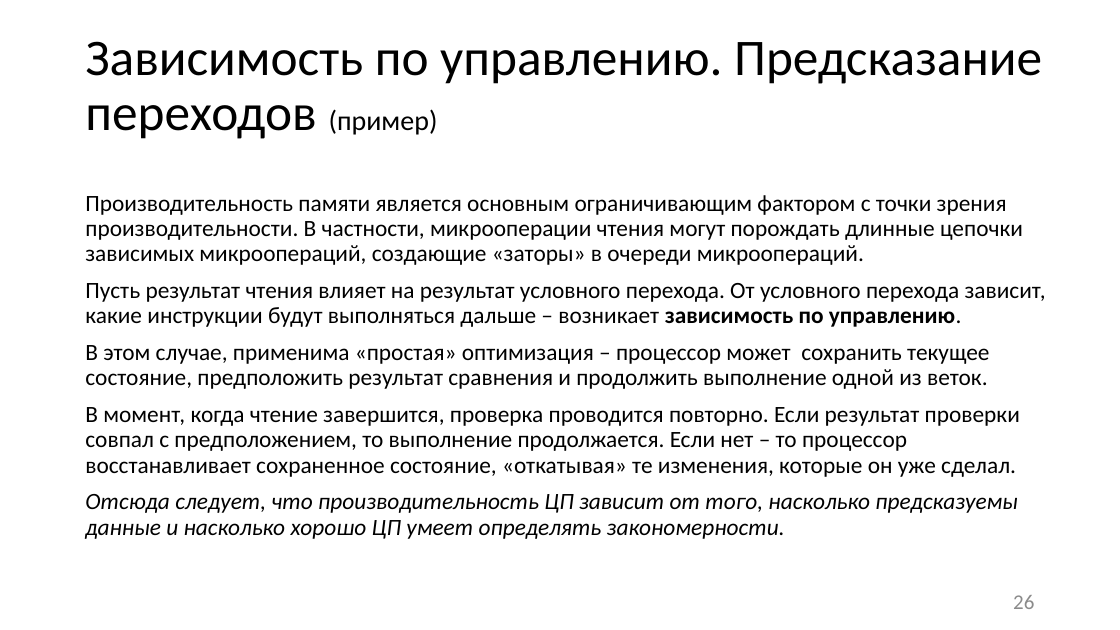
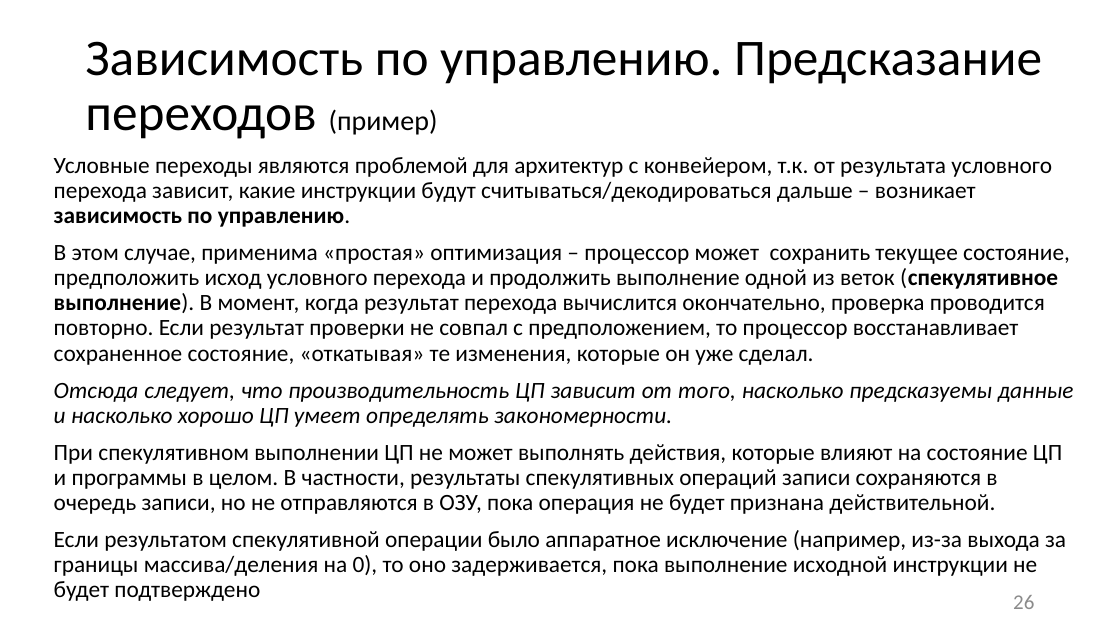
Before and after one commit to itsecd/low-level-programming, a slide deck: slide 26 of Lectures/7.Microarchitecture/Lecture7.pptx. Drawn at 1120x630 pixels with LibreOffice and Linux fonts; fonts in the diff are those of the drawing. Boxes give left, top, right and bottom in pixels: in the first picture for what was removed or moved away, otherwise in the second. Text is boxed around its words. In the diff, an @@ line names an element or a change of style, - is before the commit and + after.

Commit message:
[~] Lecture7: changed wording

```diff
--- a/Lectures/7.Microarchitecture/Lecture7.pptx
+++ b/Lectures/7.Microarchitecture/Lecture7.pptx
@@ text "Условные переходы являются проблемой для ...": place and size @@
-text "Условные переходы являются проблемой для ..." at bbox=[85, 195, 1046, 539]
+text "Условные переходы являются проблемой для ..." at bbox=[54, 157, 1074, 601]
@@ text at bbox=[54, 157, 1070, 365]: text changed @@
-Производительность памяти является основным ограничивающим фактором с точки зрения производительности. В частности, микрооперации чтения могут порождать длинные цепочки зависимых микроопераций, создающие «заторы» в очереди микроопераций.
-Пусть результат чтения влияет на результат условного перехода. От условного перехода зависит, какие инструкции будут выполняться дальше – возникает зависимость по управлению.
-В этом случае, применима «простая» оптимизация – процессор может сохранить текущее состояние, предположить результат сравнения и продолжить выполнение одной из веток.
-В момент, когда чтение завершится, проверка проводится повторно. Если результат проверки совпал с предположением, то выполнение продолжается. Если нет – то процессор восстанавливает сохраненное состояние, «откатывая» те изменения, которые он уже сделал.
+Условные переходы являются проблемой для архитектур с конвейером, т.к. от результата условного перехода зависит, какие инструкции будут считываться/декодироваться дальше – возникает зависимость по управлению.
+В этом случае, применима «простая» оптимизация – процессор может сохранить текущее состояние, предположить исход условного перехода и продолжить выполнение одной из веток (спекулятивное выполнение). В момент, когда результат перехода вычислится окончательно, проверка проводится повторно. Если результат проверки не совпал с предположением, то процессор восстанавливает сохраненное состояние, «откатывая» те изменения, которые он уже сделал.
@@ text at bbox=[54, 383, 1074, 427]: alignment left to justified @@
@@ text at bbox=[54, 444, 1066, 601]: paragraphs added @@
+При спекулятивном выполнении ЦП не может выполнять действия, которые влияют на состояние ЦП и программы в целом. В частности, результаты спекулятивных операций записи сохраняются в очередь записи, но не отправляются в ОЗУ, пока операция не будет признана действительной.
+Если результатом спекулятивной операции было аппаратное исключение (например, из-за выхода за границы массива/деления на 0), то оно задерживается, пока выполнение исходной инструкции не будет подтверждено
```
Also in this commit, not shown: 2 other slides changed, 1 other file.
